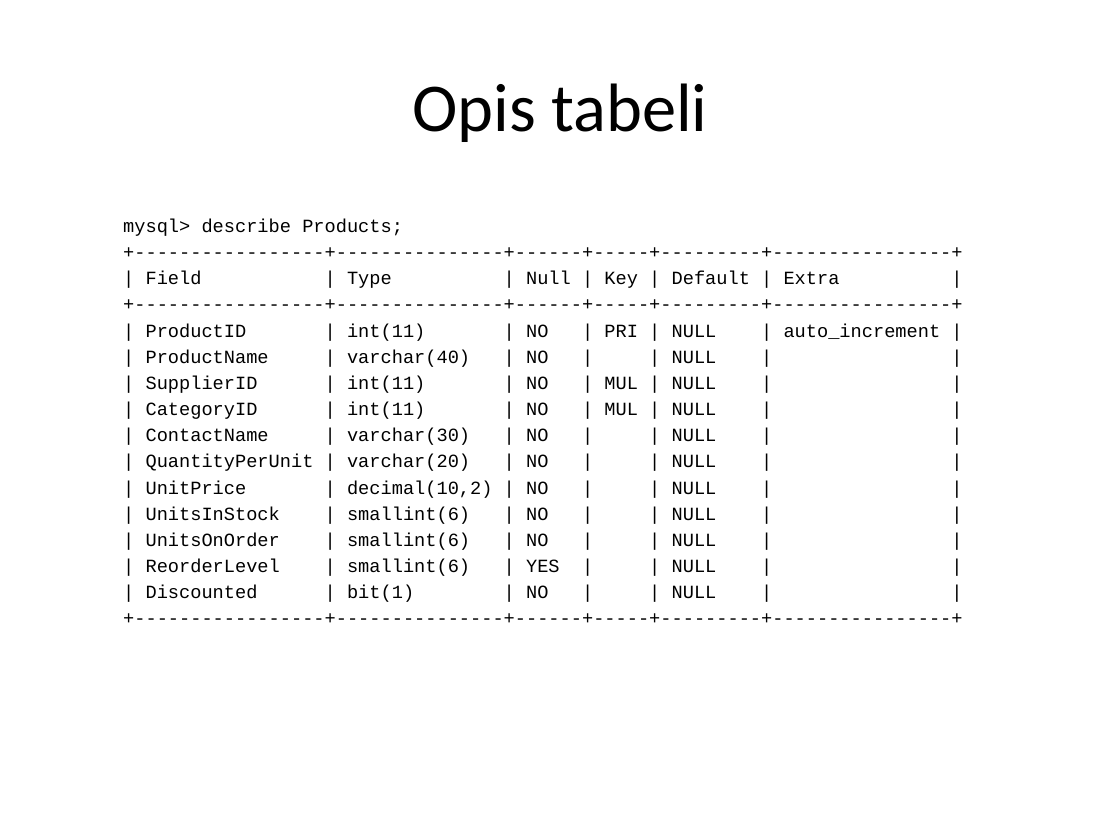
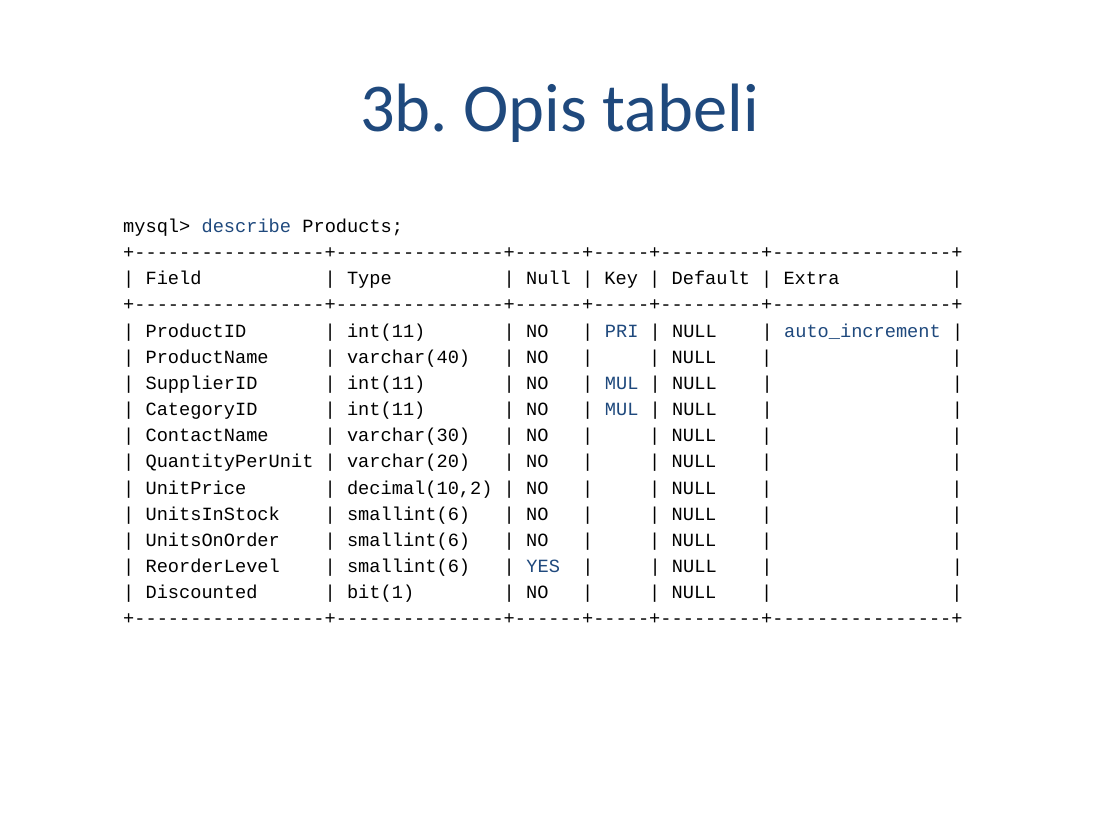
Before and after one commit to alicjasalamon/DB2, a slide deck: slide 15 of MySQL + Hibernate.pptx (slide 14 before the commit). Drawn at 1120x840 pixels with LibreOffice and Linux fonts; fonts in the diff are those of the drawing. Boxes give left, top, right and bottom in pixels: in the first picture for what was removed or moved away, otherwise in the second. Text is boxed around its words. In the diff, an @@ line names an element or a change of style, - is before the commit and + after.

Commit message:
Presentation - new colors + agenda

```diff
--- a/MySQL + Hibernate.pptx
+++ b/MySQL + Hibernate.pptx
@@ title at bbox=[360, 83, 759, 142]: text changed; text colour #000000 to #1F497D @@
-Opis tabeli
+3b. Opis tabeli
@@ text at bbox=[123, 219, 941, 576]: text colour #000000 to #1F497D in "describe", "PRI auto_increment", "MUL", "MUL" and 1 more places @@
```
Also in this commit, not shown: 24 other slides changed, 2 slides added, 1 slide removed.
